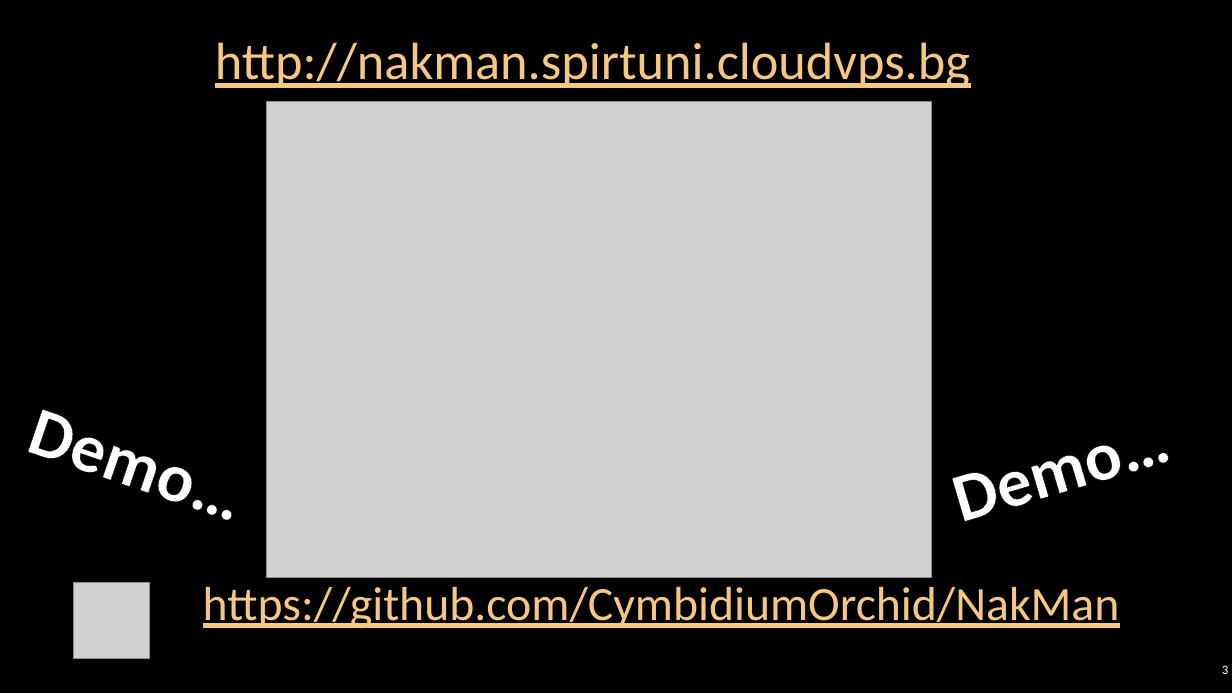
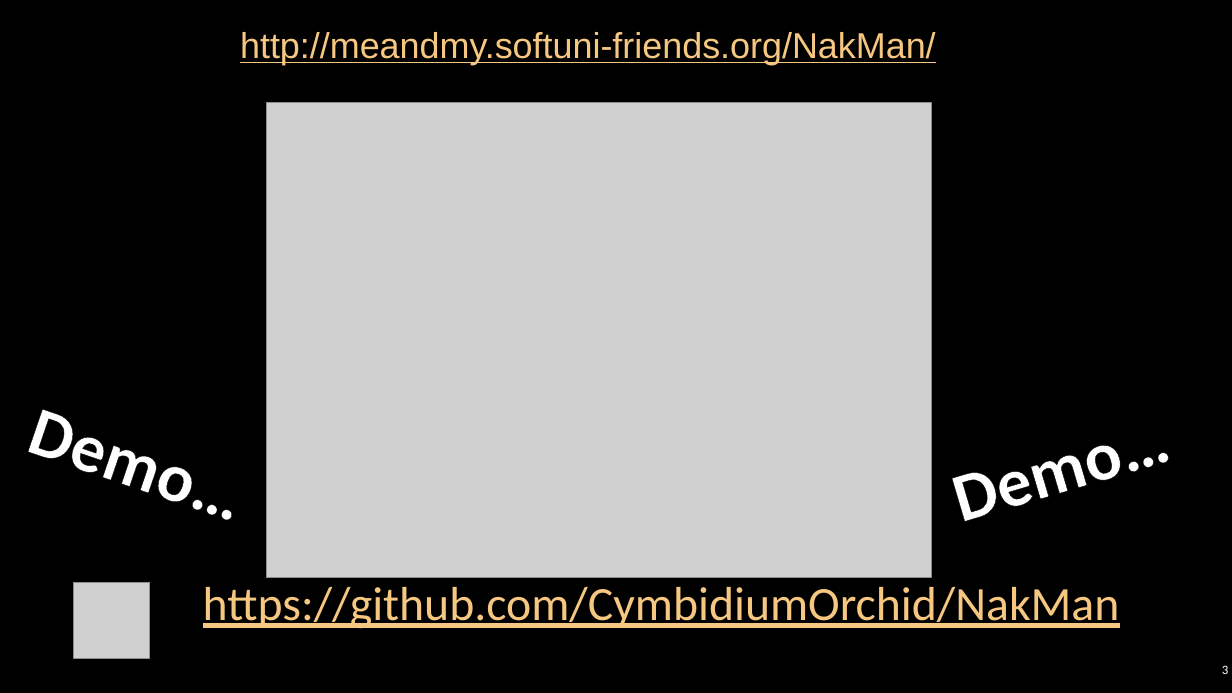
Before and after one commit to CymbidiumOrchid/NakMan, a slide deck: slide 3 of Cymbidium orchid.pptx. Drawn at 1232x693 pixels with LibreOffice and Linux fonts; fonts in the diff are those of the drawing; grey boxes stand for pictures; background and template pictures are left out. Boxes give left, top, right and bottom in pixels: in the first picture for what was removed or moved away, otherwise in the second. Text is boxed around its words. In the diff, an @@ line names an element or a change of style, - is before the commit and + after.

```diff
--- a/Cymbidium orchid.pptx
+++ b/Cymbidium orchid.pptx
@@ text at box(240, 32, 936, 65): text changed; size 40.8 to 28 pt; font Calibri to Arial @@
-http://nakman.spirtuni.cloudvps.bg
+http://meandmy.softuni-friends.org/NakMan/
```
Also in this commit, not shown: 1 other slide changed.
